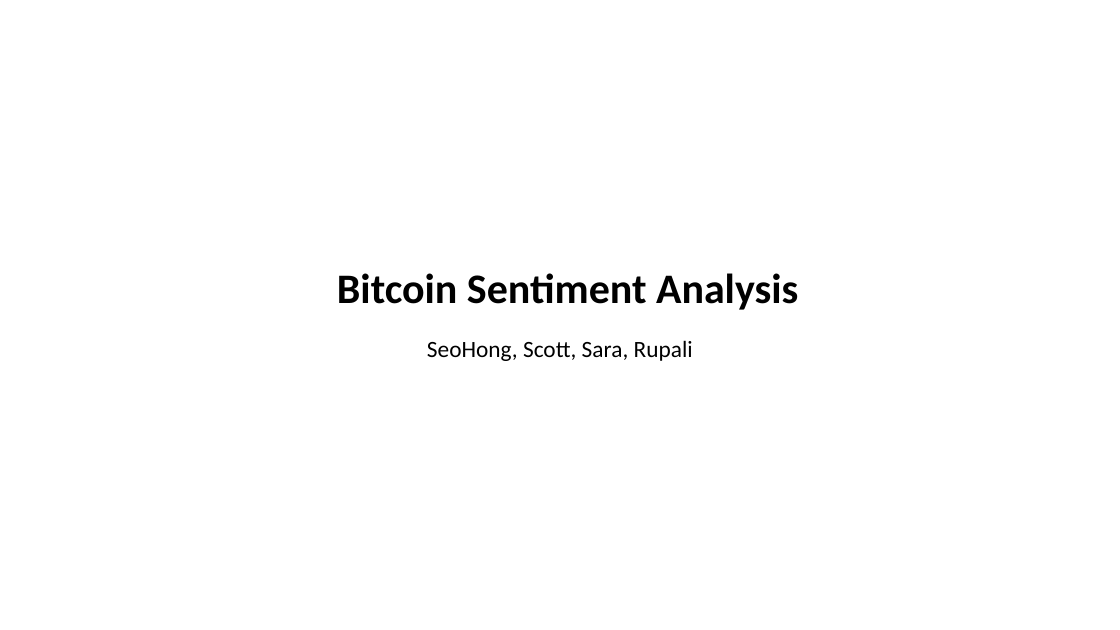
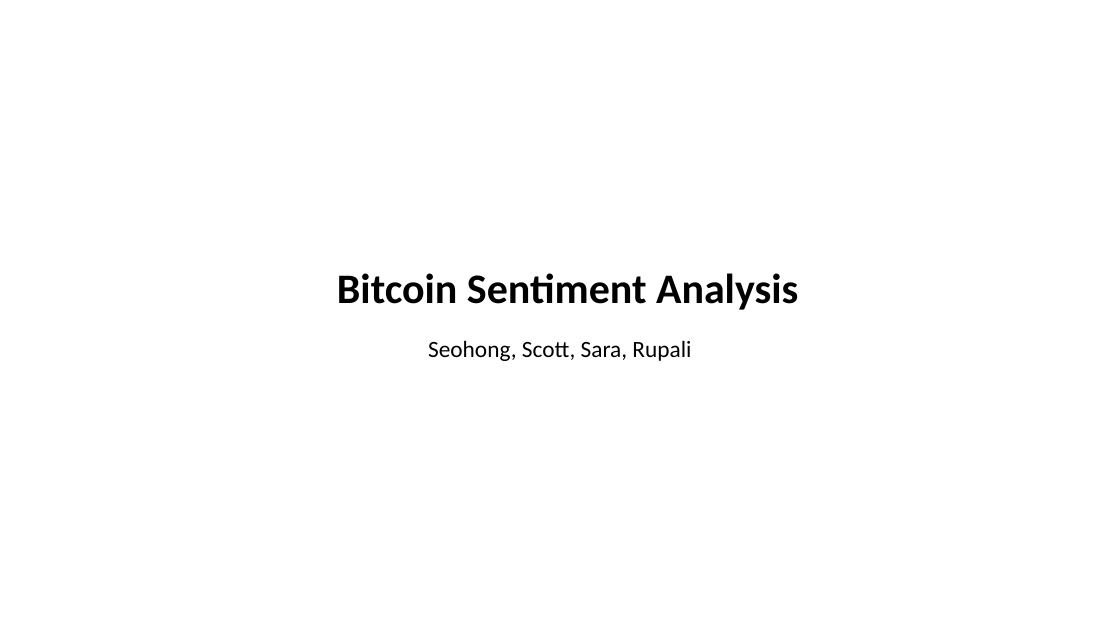
Before and after one commit to sHongJung/DBC_Team, a slide deck: slide 1 of Final/Bitcoin Slides_SH.pptx. Drawn at 1120x630 pixels with LibreOffice and Linux fonts; fonts in the diff are those of the drawing. Boxes give left, top, right and bottom in pixels: in the first picture for what was removed or moved away, otherwise in the second. Text is boxed around its words. In the diff, an @@ line names an element or a change of style, - is before the commit and + after.

Commit message:
mmmm

```diff
--- a/Final/Bitcoin Slides_SH.pptx
+++ b/Final/Bitcoin Slides_SH.pptx
@@ subtitle at bbox=[428, 340, 691, 361]: text changed @@
-SeoHong, Scott, Sara, Rupali
+Seohong, Scott, Sara, Rupali
```
